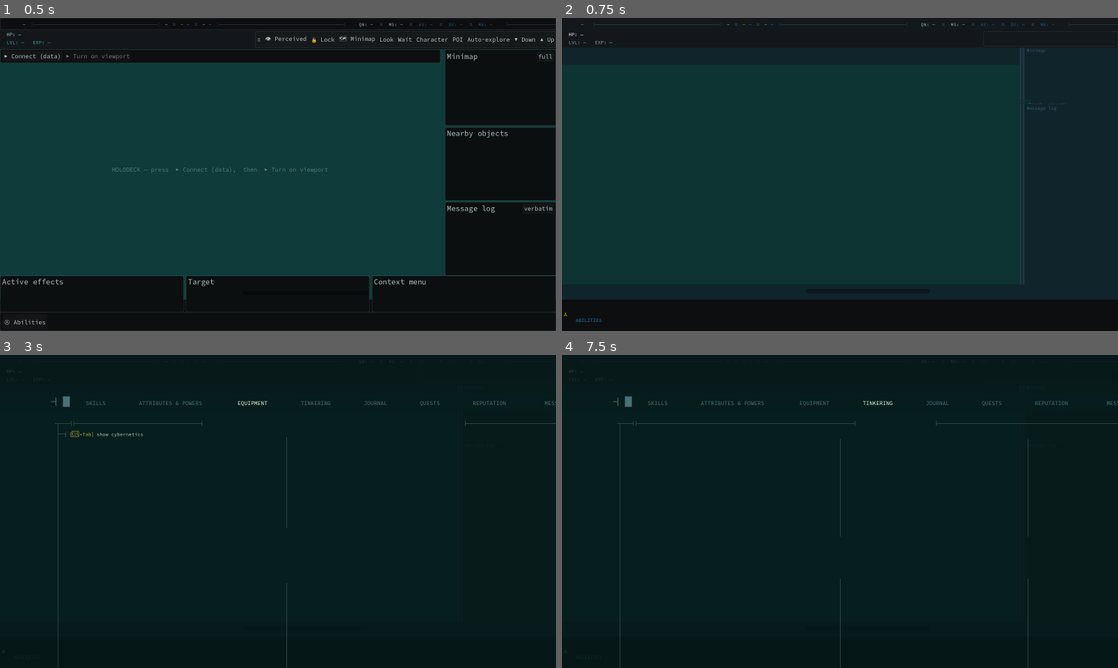
Above: before the commit, frames 1-4 (two rows, left to right).
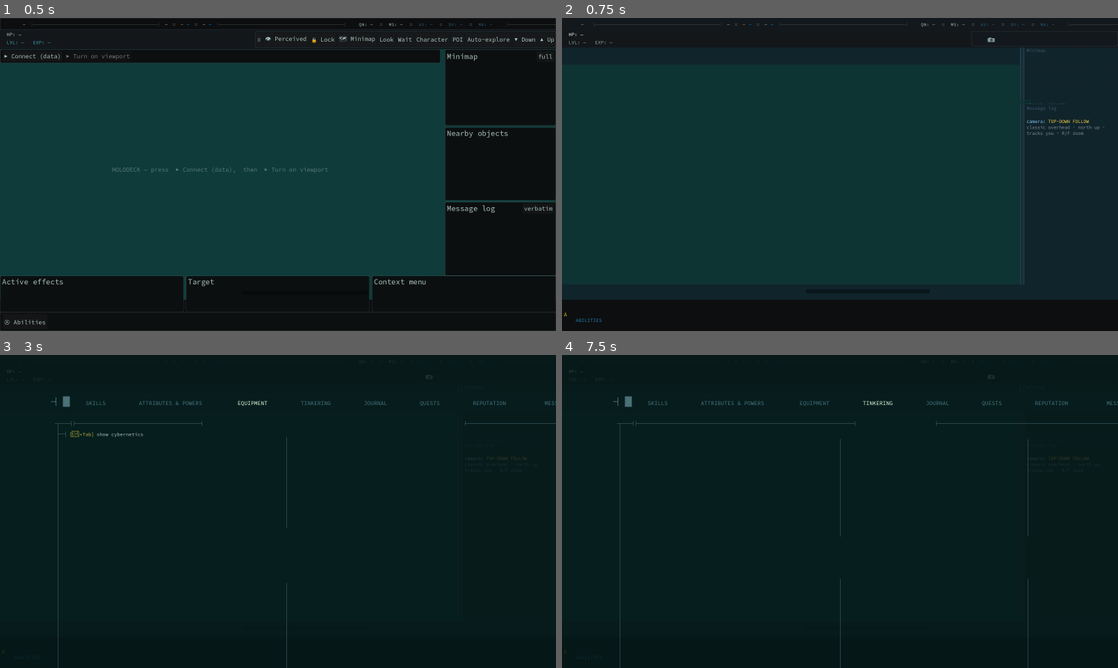
Above: after the commit, the same moments.

Repository: DazzlingDukeOfLazers/raves-of-qud
Game: Godot game, scene res://MainFrame.tscn
The game is run twice, just before and just after one commit, with the same random seed, the same clock (stepped at 60 frames per second) and the same inputs. This scene is started directly instead of the project's main scene.
Inputs (mouse positions are in pixels of both pictures, inside the frame that each line leads up to):
- Up to frame 1 (0.5 s): no input
- Up to frame 2 (0.75 s): click "▶ Connect (data)" at 0.5 s
- Up to frame 3 (3 s): tap Enter (ui_accept) at 1.25, 2, 2.75 s; drag from (505, 439) to (333, 442) at 1.27 s; drag from (505, 530) to (250, 574) at 2.02 s; move the mouse to (333, 442) at 2.77 s; hold Right (ui_right) from 2.78 s (still down); hold E from 2.78 s (still down); click (333, 442) at 2.92 s
- Up to frame 4 (7.5 s): release Right (ui_right) at 3.5 s; release E at 3.5 s; tap Enter (ui_accept) at 3.5, 4.25, 4.52, 4.82, 5 s; drag from (812, 574) to (673, 464) at 3.52 s; move the mouse to (1006, 558) at 4.27 s; hold Left (ui_left) 4.28-5 s; hold Space 4.28-5 s; click (1006, 558) at 4.42 s; drag from (673, 464) to (756, 433) at 5.02 s; move the mouse to (867, 511) at 5.77 s; hold Down (ui_down) 5.78-6.5 s; tap Tab at 5.85 s; click (867, 511) at 5.92 s; drag from (756, 433) to (728, 527) at 6.52 s; move the mouse to (962, 495) at 7.27 s; hold Up (ui_up) from 7.28 s (still down); tap 9 at 7.35 s; click (962, 495) at 7.42 s

Frame 1 is identical in both runs. In frame 2, 0.2% of the frame differs, in the area x 73-98%, y 4-38%; in frame 3, less than 0.1%; in frame 4, less than 0.1%.

Commit message:
Camera button in the nav strip, and pick-a-camera from the grid
Adds the camera control the strip was missing: a button immediately right of the
hamburger that opens the same grid `0` does, where clicking a pane's TITLE switches
to that camera and prints its controls to the message log.

Four small pieces:

- MainFrame: "cam" as the second slot in the nav strip. It is the one cell with no
  ActiveButton behind it -- Qud has no camera concept -- so there is no sprite to
  extract and _camera_icon_tex draws one instead: a single colour, the rgb(129,154,154)
  every nav_*.png uses, at their ~20x14 native size so the strip's shared `iscale`
  renders it at the same scale as the rest. Shape settled in Python first per the
  repo's pixel-algorithm rule.
- Multiview: the pane caption is now clickable and picks that mode. The pane BODY
  still inspects, so the two actions split by WHERE you click; the caption is the
  only part of a live 3D view safe to claim, and it already looks like it means
  "this camera". It calls Main._set_mode, which closes the grid itself -- toggling
  here as well would reopen it.
- Main: camera_changed(mode, controls), emitted only when the rig confirms a real
  change, so re-picking the current camera does not reprint. It carries the controls
  string from _MODE_NAMES, which already feeds the HUD hint and the pane captions --
  no second copy to drift. Plus toggle_camera_menu() for the button, honouring the
  1:1 camera lock exactly as the `0` key does.
- MessageLog: set_hint(), its own pinned slot ABOVE the version notice. A line pushed
  into the message flow would be rebuilt away within a turn (_rerender re-appends
  Qud's lines from scratch every snapshot), and reusing _notice would overwrite the
  mod-version warning. Replaced rather than accumulated: only the current camera's
  controls are worth reading.

Verified live: the button opens the grid; clicking "4 CINEMATIC" closed it, switched
the view and logged "camera: CINEMATIC frames you + selected tile"; picking COMPASS
then REPLACED that with its own longer control list. Pane-body inspect still writes
selection.txt, so making the caption MOUSE_FILTER_STOP did not swallow it. SPOT 10/10.

Diff:
--- a/godot/Main.gd
+++ b/godot/Main.gd
@@ -203,7 +203,7 @@
 	# Pane clicks call back into Main._multiview_inspect (Main owns the inspector + report form).
 	_multiview = load("res://Multiview.gd").new()
 	add_child(_multiview)
-	_multiview.setup(_cam_rig, _MODE_NAMES, _multiview_inspect)
+	_multiview.setup(_cam_rig, _MODE_NAMES, _multiview_inspect, _set_mode)
 
 	# Remote-command channel (the godot_cmd file poller for control.py). Driven from _process; the dispatch
 	# (_exec_godot_cmd) stays here since each command drives a Main subsystem.
@@ -720,6 +720,9 @@
 	if _cam_rig.set_mode(m):
 		_update_mode_label()
 		_refresh_wm_cards_btn()   # keep the 2D/3D button label in sync
+		# Announce ONLY on a real change (set_mode reports it), so re-picking the current camera
+		# does not re-print its controls.
+		camera_changed.emit(m, String(_MODE_NAMES.get(m, "")))
 
 # --- 1:1 (parity) mode ------------------------------------------------------
 # The master switch that flips Raves between the QoL "user" experience and a Qud-faithful
@@ -734,6 +737,10 @@
 ## Qud moved to a different CurrentGameView — its legacy screens (the Looker) arrive here, on the
 ## popup mirror's channel rather than the snapshot, because those screens stop snapshots.
 signal qud_view_changed(name: String)
+
+## A camera mode actually CHANGED (the rig confirmed it). Carries the mode and its controls line
+## from _MODE_NAMES, so MainFrame can print the controls without keeping its own copy of them.
+signal camera_changed(mode: int, controls: String)
 
 func is_one_to_one() -> bool:
 	return _one_to_one
@@ -797,6 +804,13 @@
 ## feature is off, _set_mode ignores it and the setting simply waits for the next build.
 func set_camera_mode(m: int) -> void:
 	_set_mode(clampi(m, 0, CamMode.TOP_FOLLOW))
+
+## Open/close the camera grid — what `0` does, exposed for MainFrame's toolbar button. Honours the
+## 1:1 camera lock for the same reason the key does: in parity mode the camera is not the viewer's.
+func toggle_camera_menu() -> void:
+	if _cam_locked():
+		return
+	_multiview.toggle()
 
 func toggle_one_to_one() -> void:
 	set_one_to_one(not _one_to_one, true)   # a viewer choice: this one sticks
--- a/godot/MainFrame.gd
+++ b/godot/MainFrame.gd
@@ -335,6 +335,31 @@
 		_clock_tex = arr
 
 ## Load a nav-bar icon (nav_<key>.png in the title dir), extracted from Qud's ActiveButtons.
+## The camera icon, DRAWN rather than extracted. Every other cell in the strip lifts its sprite from
+## Qud's ActiveButtons, but Qud has no camera concept, so there is nothing to lift. Matches what the
+## extracted icons are: one colour -- the rgb(129,154,154) every nav_*.png uses -- at their ~20x14
+## native size, so the strip's shared `iscale` renders it at the same scale as the rest.
+## Shape settled in Python first (the repo's pixel-algorithm rule): body, viewfinder hump, lens ring.
+func _camera_icon_tex() -> Texture2D:
+	var w := 20
+	var h := 14
+	var img := Image.create(w, h, false, Image.FORMAT_RGBA8)
+	img.fill(Color(0, 0, 0, 0))
+	var ink := Color8(129, 154, 154)
+	var cx := 10.5
+	var cy := 8.0
+	for y in h:
+		for x in w:
+			var in_body := y >= 3
+			var in_hump := y >= 1 and y < 3 and x >= 4 and x <= 9
+			if not (in_body or in_hump):
+				continue
+			# the lens reads as a RING: a gap in the body with a filled pupil inside it
+			var d := Vector2(float(x) - cx, float(y) - cy).length()
+			if d > 3.4 or d <= 1.7:
+				img.set_pixel(x, y, ink)
+	return ImageTexture.create_from_image(img)
+
 func _load_nav_icon(key: String) -> Texture2D:
 	return _load_title_png("nav_%s.png" % key)
 
@@ -899,6 +924,7 @@
 	# Qud's action honestly) — hover UX, and the feedback tool harvests it as the element's action.
 	var nav_actions := {
 		"system": "System menu (checkpoints, options, save and quit) — Esc",
+		"cam": "Cameras — pick a view (0)",
 		"wlock": "Lock / unlock Qud's windows",
 		"map": "Toggle the minimap overlay (Qud's Overlay Minimap option)",
 		"find": "Toggle the nearby objects overlay (Qud's Overlay Nearby Objects option)",
@@ -919,7 +945,9 @@
 	# Window lock has NO Qud option — it is a live UI flag on the button itself — so the icons are
 	# driven by what Qud reports (`navButtons`), not by our idea of the state. That covers all
 	# three with one mechanism and keeps the lock honest instead of guessing at it.
-	for key in ["system", "wlock", "map", "find", "look", "rest", "char", "poi", "explore", "down", "up"]:
+	# "cam" sits second, immediately right of the hamburger, and is RAVES-ONLY: Qud has no camera,
+	# so this is the one cell in the strip with no ActiveButton behind it (hence the drawn icon).
+	for key in ["system", "cam", "wlock", "map", "find", "look", "rest", "char", "poi", "explore", "down", "up"]:
 		var cell := Control.new()
 		# Hand-named per action so feedback reads "NavUp", never "TextureRect".
 		cell.name = "Nav" + str(key).capitalize()
@@ -937,6 +965,14 @@
 				if e is InputEventMouseButton and e.pressed and e.button_index == MOUSE_BUTTON_LEFT:
 					if _holo != null:
 						_holo.request_command("CmdSystemMenu"))
+		if key == "cam":
+			# The camera grid — the same view `0` opens. Clicking a pane's TITLE there picks that
+			# camera (Multiview), and the pick prints its controls to the message log.
+			cell.mouse_filter = Control.MOUSE_FILTER_STOP
+			cell.gui_input.connect(func(e: InputEvent) -> void:
+				if e is InputEventMouseButton and e.pressed and e.button_index == MOUSE_BUTTON_LEFT:
+					if _holo != null and _holo.has_method("toggle_camera_menu"):
+						_holo.toggle_camera_menu())
 		if key == "char":
 			# the person icon opens the 8-tab status screens — Qud's own opener
 			cell.mouse_filter = Control.MOUSE_FILTER_STOP
@@ -1001,6 +1037,8 @@
 		var on_tex: Texture2D = _load_title_png("nav/%s__active.png" % NAV_ACTIVE_BUTTONS[key]) \
 			if NAV_ACTIVE_BUTTONS.has(key) else null
 		var tex := _load_nav_icon(key)
+		if tex == null and key == "cam":
+			tex = _camera_icon_tex()      # Raves-only control: no extracted sprite to load
 		if off_tex != null and on_tex != null:
 			tex = off_tex                     # replaced the moment the first snapshot lands
 		var ic := TextureRect.new()
@@ -1027,6 +1065,21 @@
 
 	h.add_child(menu)
 	return h
+
+## A camera mode changed -> print its controls to the message log. The controls text comes WITH the
+## signal (Main owns _MODE_NAMES, which is already the per-mode control list the HUD hint and the
+## multiview captions use), so there is no second copy here to drift from it.
+func _on_camera_changed(_mode: int, controls: String) -> void:
+	if _msglog == null or controls == "":
+		return
+	# Split on the em dash the mode strings use: NAME on the left, its controls on the right.
+	var parts := controls.split(" — ")
+	var cam_name := parts[0]
+	var keys := parts[1] if parts.size() > 1 else ""
+	var line := "[color=#8fd3ff]camera:[/color] [color=#ffd24a]%s[/color]" % cam_name
+	if keys != "":
+		line += "  [color=#8a8f9a]%s[/color]" % keys
+	_msglog.set_hint(line)
 
 ## Up/Down nav (top-bar buttons + the s/d keys in Main): Qud's own climb commands —
 ## CmdMoveU / CmdMoveD (stairs; Down also pulls down from the world map). Injected via
@@ -1611,6 +1664,7 @@
 	# Qud's CurrentGameView, off the popup mirror's channel — the legacy screens it reports (the
 	# Looker) park the turn thread, so this cannot ride the snapshot. See PopupBridge.PollView.
 	_holo.connect("qud_view_changed", _apply_qud_view)
+	_holo.connect("camera_changed", _on_camera_changed)   # print the new camera's controls to the log
 	# a system-menu pick of "Control Mapping" mirrors into Raves' own screen (Qud
 	# opens its KeybindsScreen from the same answer). BOTH modes — user mode gets
 	# the extra RAVES section (golden restore) that 1:1 hides.
--- a/godot/MessageLog.gd
+++ b/godot/MessageLog.gd
@@ -35,6 +35,7 @@
 var _player_obj := {}            # the player's render, for the "you" pictograph
 var _full := false               # perceived icons (default) vs real — driven by MainFrame's top-menu toggle
 var _notice := ""                # sticky status line (BBCode) pinned at the BOTTOM — e.g. the mod-version check
+var _hint := ""                  # sticky HINT line above the notice — the current camera's controls
 
 func _ready() -> void:
 	_tiles = load("res://QudTiles.gd").new()
@@ -309,6 +310,14 @@
 
 ## A sticky status line pinned at the BOTTOM of the log (always visible under scroll_following) — used
 ## for the mod-version check. Pass "" to clear it. Idempotent, so callers can set it every snapshot.
+## The camera hint: BBCode pinned just above the notice, replaced (not accumulated) on each change,
+## because only the CURRENT camera's controls are worth reading.
+func set_hint(markup: String) -> void:
+	if markup == _hint:
+		return
+	_hint = markup
+	_rerender()
+
 func set_notice(markup: String) -> void:
 	if markup == _notice:
 		return
@@ -362,6 +371,12 @@
 		_render_filter()
 	else:
 		_render_verbatim()
+	# PINNED, not appended into the flow. A line pushed into the messages themselves is rebuilt away
+	# on the next snapshot (this function re-appends Qud's lines from scratch every turn), so it
+	# would vanish within a turn of being printed. Its own slot -- NOT _notice, which carries the
+	# mod-version warning and must not be overwritten by a camera hint.
+	if _hint != "":
+		_rt.append_text("\n" + _hint)
 	if _notice != "":
 		# separated from the message flow and pinned last, so it doesn't scroll away like a game message
 		_rt.append_text("\n" + _notice)
--- a/godot/Multiview.gd
+++ b/godot/Multiview.gd
@@ -14,16 +14,19 @@
 var _cam_rig                       # CameraRig: per-pane eye/look math + shared cam fov
 var _mode_names: Dictionary        # mode int -> label string (Main's _MODE_NAMES), for the pane captions
 var _on_pane_inspect: Callable     # Main._multiview_inspect(cam, pos) — it owns the inspector/reporter
+var _on_pick_mode: Callable        # Main._set_mode(mode) — clicking a pane's TITLE switches to it
 var _layer: CanvasLayer
 var _on := false
 var _cams: Array = []              # [{mode, cam, sv}]
 
 ## Build the grid. Call once, after the CameraRig's camera exists (we read its fov) and while in the tree
 ## (we bind the shared World3D off get_viewport()).
-func setup(cam_rig, mode_names: Dictionary, on_pane_inspect: Callable) -> void:
+func setup(cam_rig, mode_names: Dictionary, on_pane_inspect: Callable,
+		on_pick_mode := Callable()) -> void:
 	_cam_rig = cam_rig
 	_mode_names = mode_names
 	_on_pane_inspect = on_pane_inspect
+	_on_pick_mode = on_pick_mode
 	_layer = CanvasLayer.new()
 	_layer.layer = 4
 	_layer.visible = false
@@ -53,10 +56,24 @@
 		sv.add_child(cam)
 		cam.current = true   # the active camera for this sub-viewport
 		cell.add_child(svc)
+		# THE TITLE PICKS THE CAMERA; the pane body still inspects (below). Two actions on one
+		# pane, split by where you click -- the caption is the only part of a live 3D view that is
+		# safe to claim for a click, and "click the name of the camera you want" is what the name
+		# already looks like it means.
 		var lbl := Label.new()
 		lbl.text = "%d  %s" % [m + 1, String(_mode_names.get(m, "?")).split(" —")[0]]
 		lbl.add_theme_color_override("font_color", Color(0.8, 1.0, 0.8))
 		lbl.mouse_filter = Control.MOUSE_FILTER_IGNORE
+		if _on_pick_mode.is_valid():
+			lbl.mouse_filter = Control.MOUSE_FILTER_STOP   # STOP, so the pane's inspect never also fires
+			lbl.tooltip_text = "Switch to this camera"
+			lbl.mouse_default_cursor_shape = Control.CURSOR_POINTING_HAND
+			var pick_mode: int = m
+			lbl.gui_input.connect(func(e: InputEvent):
+				if e is InputEventMouseButton and e.pressed and e.button_index == MOUSE_BUTTON_LEFT:
+					# _set_mode closes this grid itself (picking a mode leaves the multi-view), so
+					# there is no toggle to do here -- doing one as well would reopen it.
+					_on_pick_mode.call(pick_mode))
 		cell.add_child(lbl)
 		# Left-click a pane = inspect the tile under the cursor with THAT pane's camera; the marker lives
 		# in the shared world, so it appears in every pane at once. Number keys (1-7) still switch full-screen.
